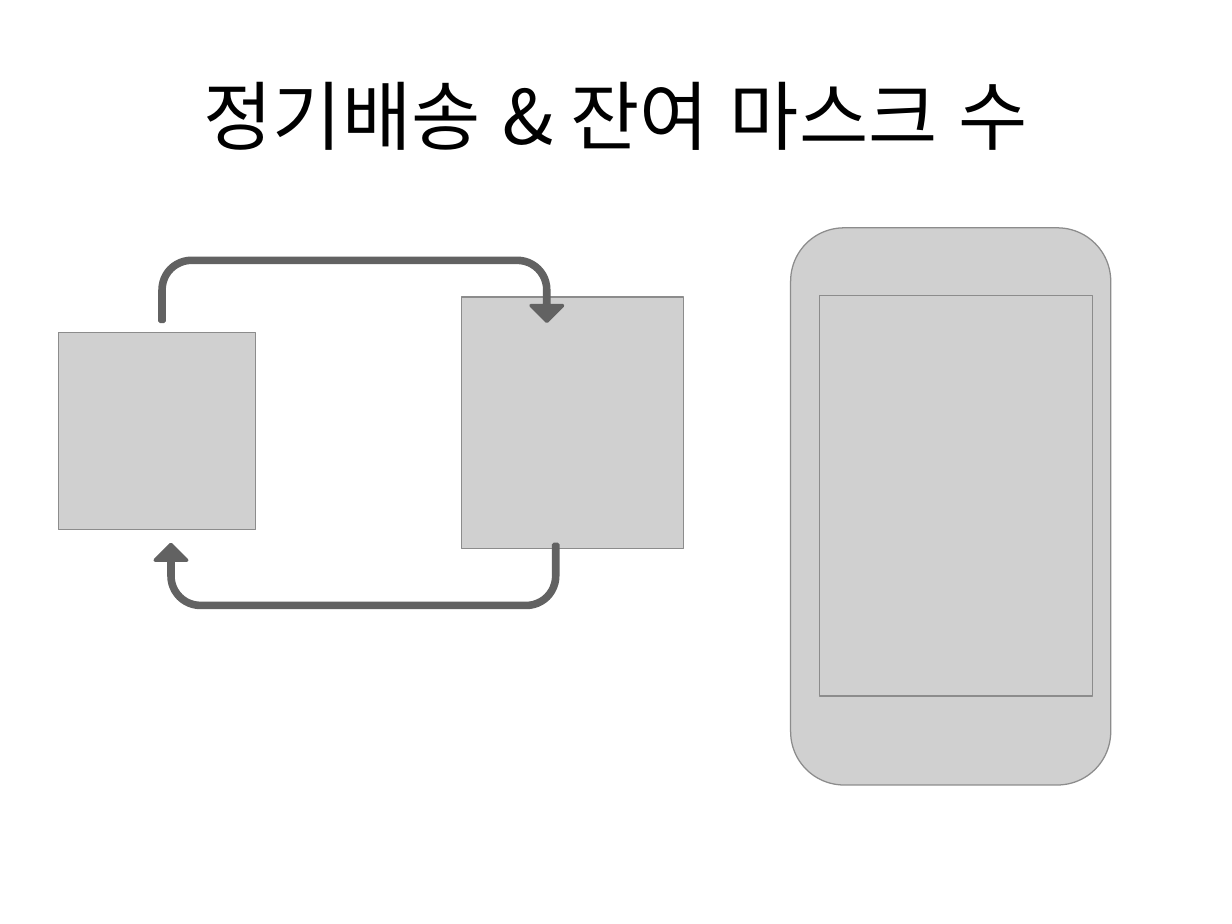
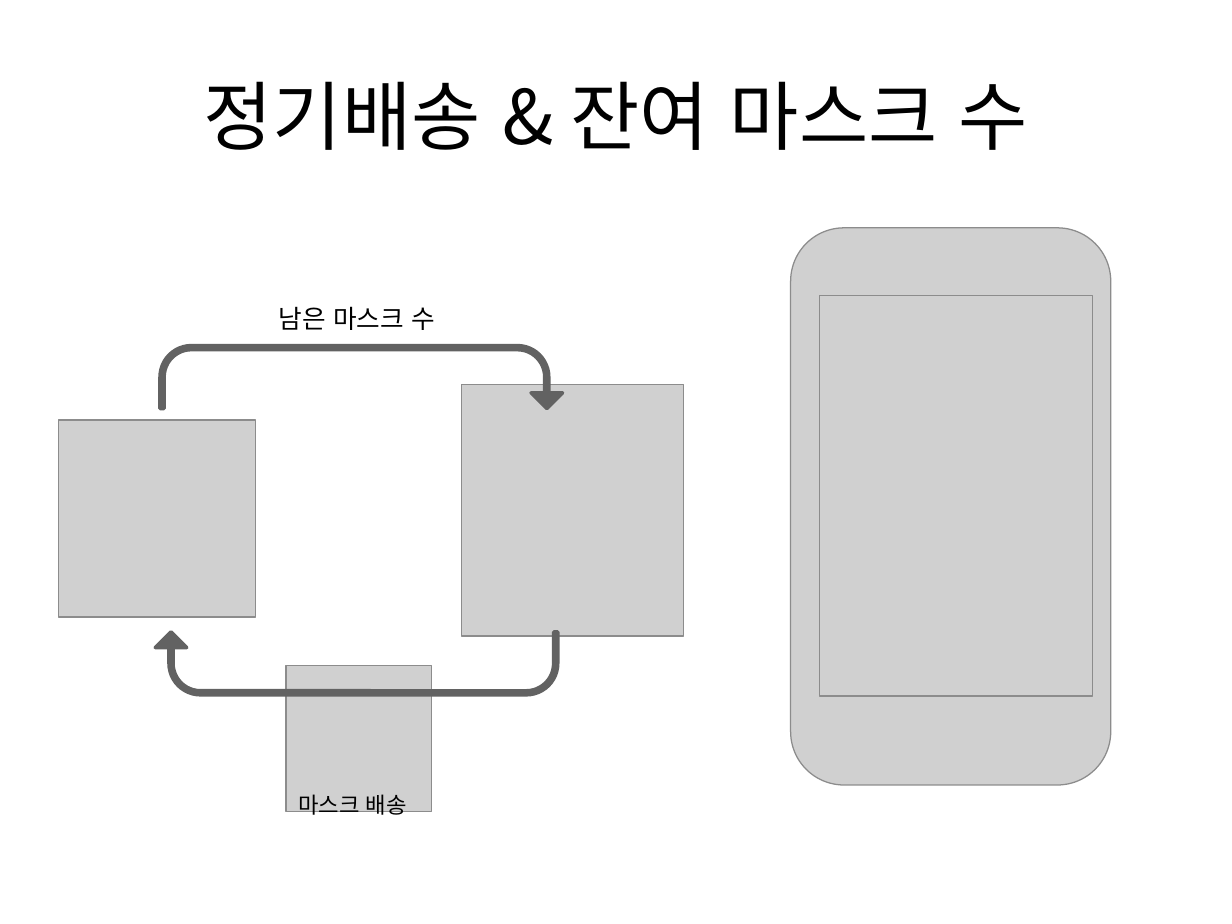
Before and after one commit to pasongsj/ideatone, a slide deck: slide 10 of ideatoneppt.pptx. Drawn at 1232x924 pixels with LibreOffice and Linux fonts; fonts in the diff are those of the drawing; grey boxes stand for pictures. Boxes give left, top, right and bottom in pixels: in the first picture for what was removed or moved away, otherwise in the second. Text is boxed around its words. In the diff, an @@ line names an element or a change of style, - is before the commit and + after.

Commit message:
마쓱마쓱 그림&정기배송 수정

```diff
--- a/ideatoneppt.pptx
+++ b/ideatoneppt.pptx
@@ text added at (279, 306, 435, 330), 15 pt, text #000000 @@
+남은 마스크 수
@@ 2 pictures, 2 uturn arrows: place and size @@
-2 pictures, 2 uturn arrows at (58, 259, 685, 607)
+2 pictures, 2 uturn arrows at (58, 346, 685, 695)
@@ picture added at (286, 665, 431, 811) @@
@@ text added at (298, 794, 407, 818), 13 pt, text #000000 @@
+마스크 배송
```
Also in this commit, not shown: 1 other slide changed.
